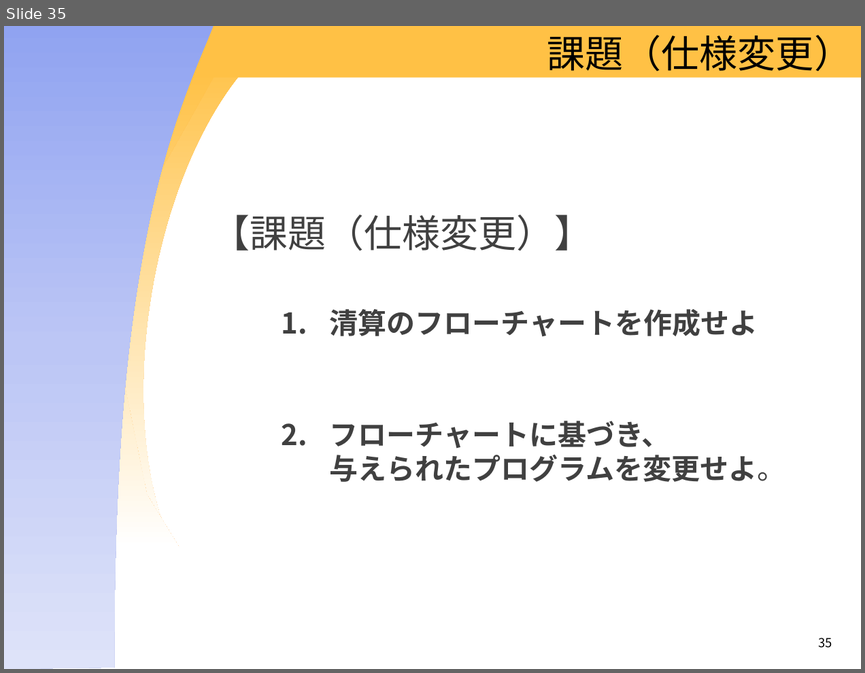
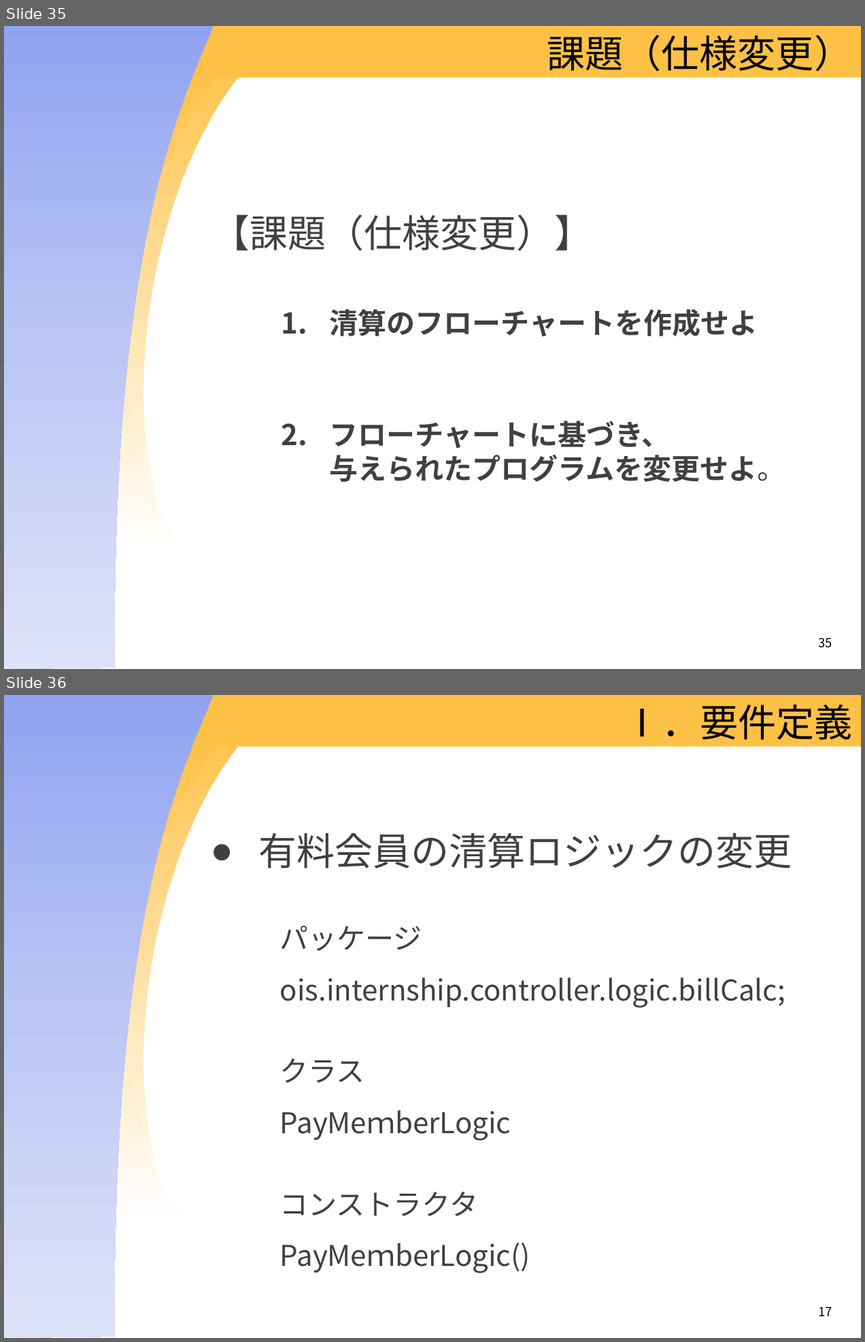
Before and after one commit to OIS-Takenaka/Internship2016, a slide deck: docs/[アプリ]インターンテキスト2016(冬)_第1版.pptx. Shown one above the other, each under a label of ours: slide 35 before the commit, slides 35 and 36 after it. The pictures are 865x673 and 865x1342 pixels, drawn with LibreOffice and Linux fonts; fonts in the diff are those of the drawing; background and template pictures are left out. Boxes give left, top, right and bottom in pixels: in the first picture for what was removed or moved away, otherwise in the second. Text is boxed around its words. In the diff, an @@ line names an element or a change of style, - is before the commit and + after.

```diff
--- a/docs/[アプリ]インターンテキスト2016(冬)_第1版.pptx
+++ b/docs/[アプリ]インターンテキスト2016(冬)_第1版.pptx
@@ slide 36 added at bbox=[4, 695, 861, 1338], background #FFFFFF; not listed: 4 template elements that a slide beside it also shows @@
@@ title added at bbox=[623, 705, 852, 740], 32 pt, text #000000 @@
+Ⅰ．要件定義
@@ text added at bbox=[258, 833, 791, 1273], 24 pt, text #404040 @@
+● 有料会員の清算ロジックの変更
+  パッケージ
+  ois.internship.controller.logic.billCalc;
+  クラス
+  PayMeｍberLogic
+  コンストラクタ
+  PayMeｍberLogic()
@@ text added at bbox=[818, 1306, 832, 1316], 10.5 pt, text #000000 @@
+17
```
Also in this commit, not shown: 3 slides changed, 2 other slides added, 1 slide removed, 10 other files.
